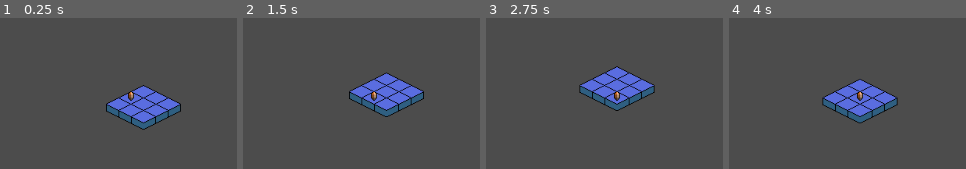
Above: before the commit, frames 1-4 (left to right).
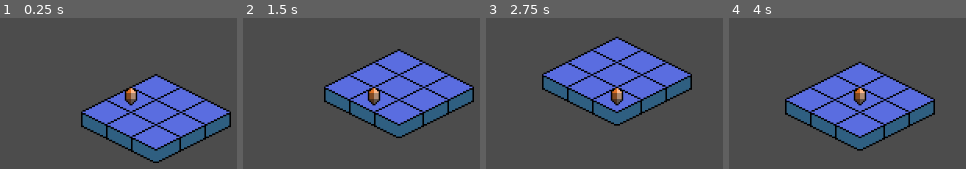
Above: after the commit, the same moments.

Repository: navisraditya/IDJCSUI
Game: Godot game, scene res://Scenes/Testing/Testing.tscn
Two runs of this game, one before a commit and one after it. Both use one fixed random seed, a clock stepped at 60 frames per second and the inputs below. The project has no main scene, so this scene is started directly.
Inputs:
- Up to frame 1 (0.25 s): no input
- Up to frame 2 (1.5 s): tap Enter at 0.5 s; hold Right (ui_right) 0.53-1.28 s; tap Space at 1.25 s; hold Down (ui_down) from 1.28 s (still down)
- Up to frame 3 (2.75 s): tap Enter at 2 s; release Down (ui_down) at 2.03 s; hold Right (ui_right) from 2.03 s (still down)
- Up to frame 4 (4 s): tap Space at 2.75 s; release Right (ui_right) at 2.78 s; hold Up (ui_up) 2.78-3.53 s; tap Enter at 3.5 s; hold Left (ui_left) from 3.53 s (still down)

The runs differ from the first frame. In frame 1, 20% of the frame differs, in the area x 34-98%, y 37-97%; in frame 2, 20%; in frame 3, 20%; in frame 4, 20%, in the area x 23-87%, y 29-89%.

Commit message:
camera set

Diff:
--- a/Scenes/Player/Player.tscn
+++ b/Scenes/Player/Player.tscn
@@ -17,3 +17,4 @@
 
 [node name="Camera2D" type="Camera2D" parent="."]
 current = true
+zoom = Vector2( 0.5, 0.5 )
